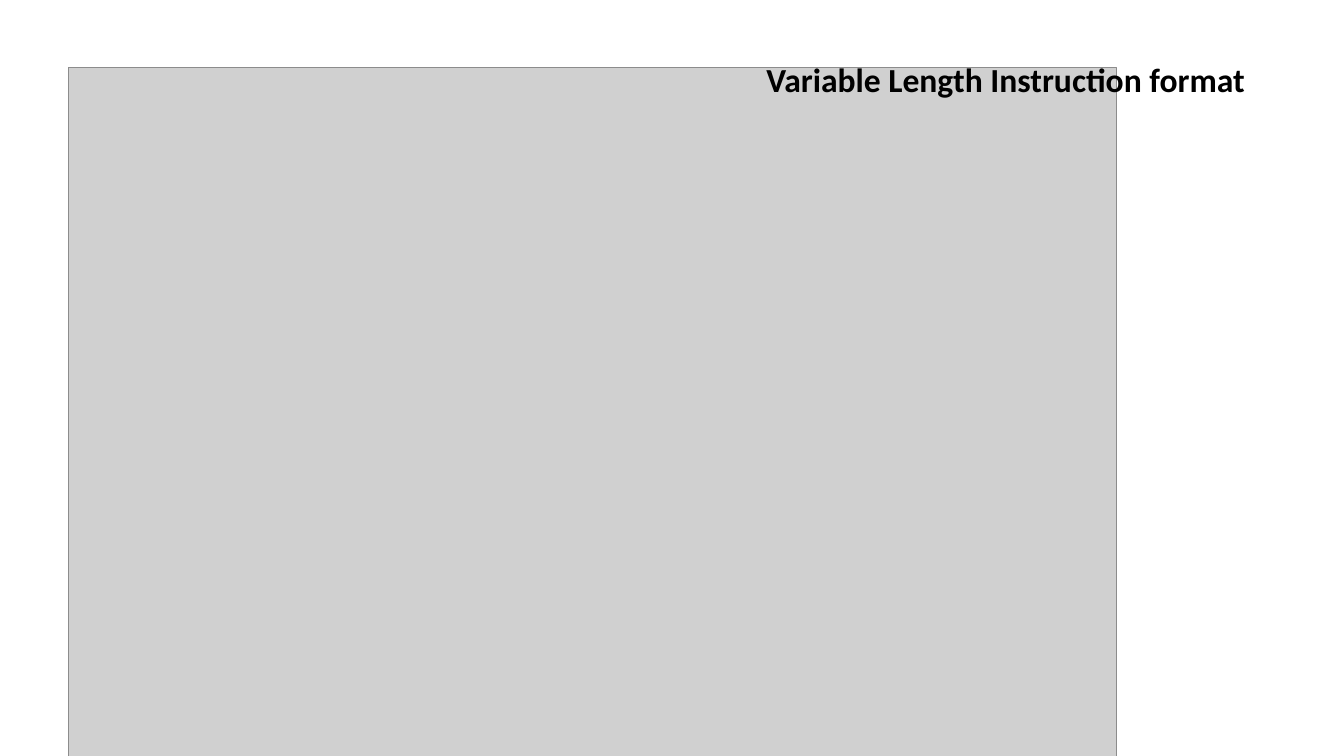
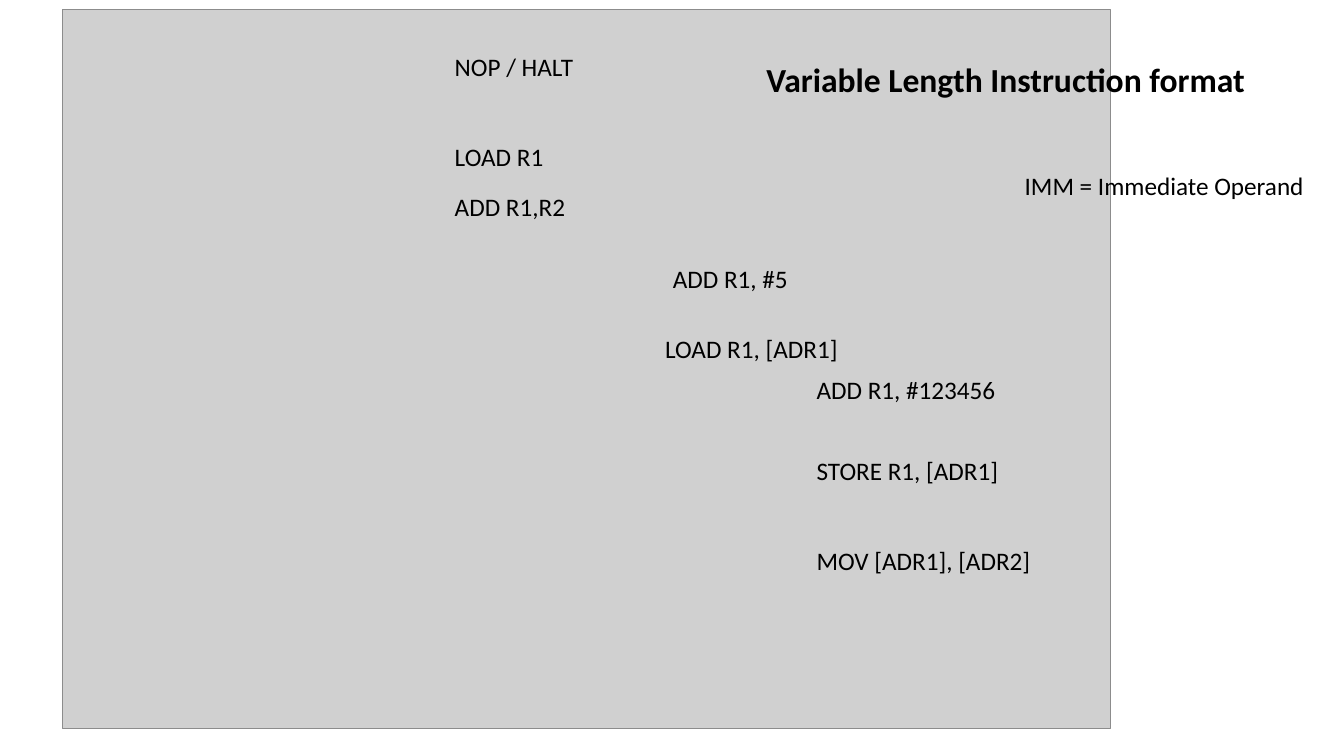
Before and after one commit to Syedshajib55/Computer-Architecture, a slide deck: slide 14 of CSE_213_3.pptx (slide 13 before the commit). Drawn at 1344x756 pixels with LibreOffice and Linux fonts; fonts in the diff are those of the drawing; grey boxes stand for pictures. Boxes give left, top, right and bottom in pixels: in the first picture for what was removed or moved away, otherwise in the second. Text is boxed around its words. In the diff, an @@ line names an element or a change of style, - is before the commit and + after.

```diff
--- a/CSE_213_3.pptx
+++ b/CSE_213_3.pptx
@@ picture: place and size @@
-picture at box(69, 68, 1116, 756)
+picture at box(63, 9, 1110, 729)
@@ text added at box(455, 59, 573, 76), 18 pt, text #000000 @@
+NOP / HALT
@@ text added at box(455, 149, 543, 166), 18 pt, text #000000 @@
+LOAD R1
@@ text added at box(1025, 175, 1303, 202), 18 pt, text #000000 @@
+IMM = Immediate Operand
@@ text added at box(455, 199, 565, 219), 18 pt, text #000000 @@
+ADD R1,R2
@@ text added at box(673, 271, 787, 291), 18 pt, text #000000 @@
+ADD R1, #5
@@ text added at box(665, 339, 838, 362), 18 pt, text #000000 @@
+LOAD R1, [ADR1]
@@ text added at box(817, 382, 995, 402), 18 pt, text #000000 @@
+ADD R1, #123456
@@ text added at box(817, 461, 998, 484), 18 pt, text #000000 @@
+STORE R1, [ADR1]
@@ text added at box(817, 551, 1030, 574), 18 pt, text #000000 @@
+MOV [ADR1], [ADR2]
```
Also in this commit, not shown: 16 other slides changed, 3 slides added, 2 slides removed.
